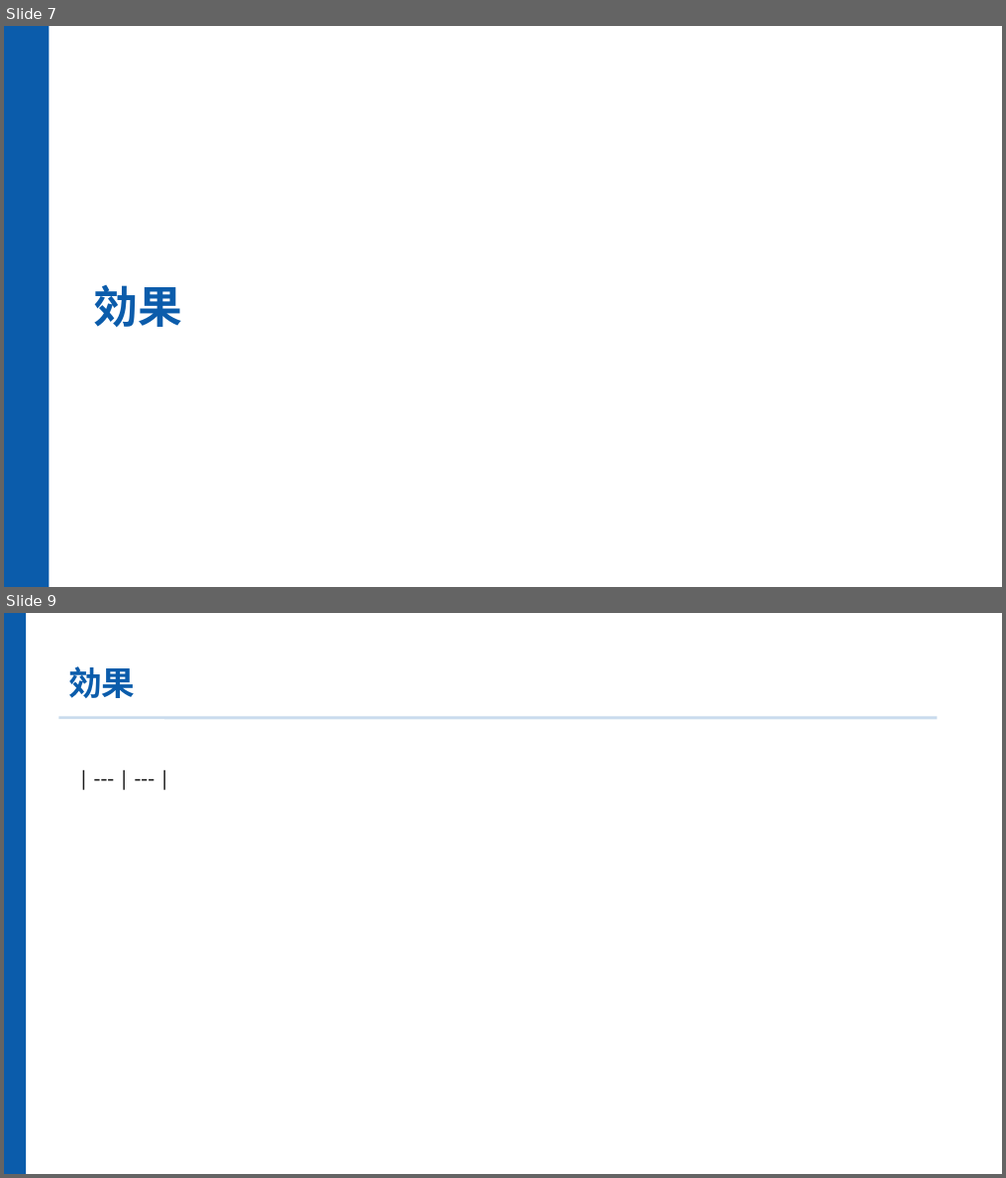
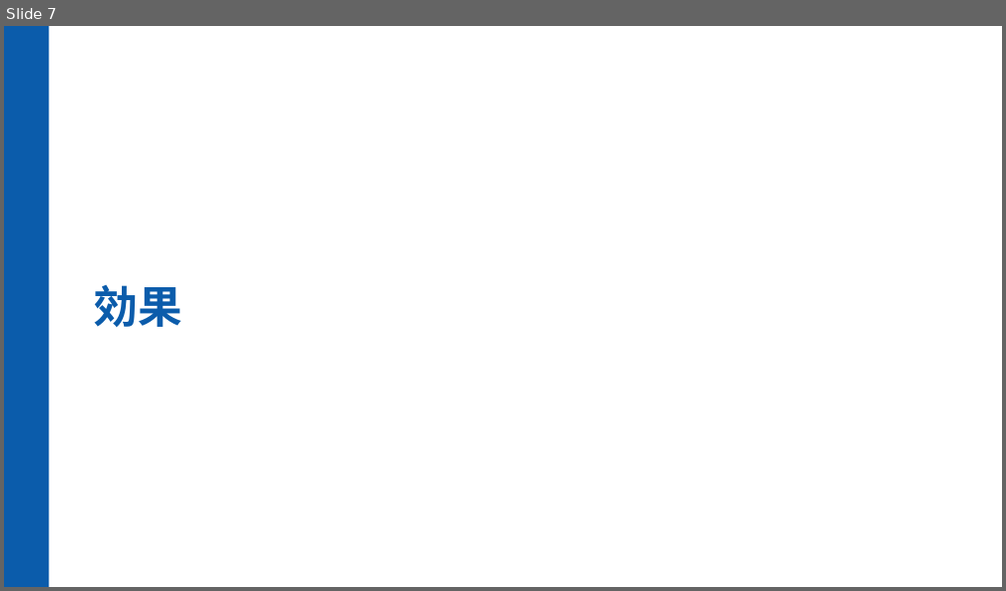
Before and after one commit to shenmixingye08-design/atlas-app, a slide deck: public/samples/sales-deck.pptx. Shown one above the other, each under a label of ours: slides 7 and 9 before the commit, slide 7 after it; the slides between them are not shown. The pictures are 1006x1178 and 1006x591 pixels, drawn with LibreOffice and Linux fonts; fonts in the diff are those of the drawing. Boxes give left, top, right and bottom in pixels: in the first picture for what was removed or moved away, otherwise in the second. Text is boxed around its words. In the diff, an @@ line names an element or a change of style, - is before the commit and + after.

```diff
--- a/public/samples/sales-deck.pptx
+++ b/public/samples/sales-deck.pptx
@@ slide 9 removed at <box>4,613,1002,1174</box>, background #FFFFFF @@
@@ rectangle removed at <box>4,613,26,1173</box> @@
@@ text removed at <box>68,666,135,698</box> @@
-効果
@@ line removed from (58, 718) to (937, 718) @@
@@ text removed at <box>69,753,917,1174</box> @@
-| --- | --- |
```
Also in this commit, not shown: 10 other slides changed, 1 slide added, 2 other slides removed, 12 other files.
